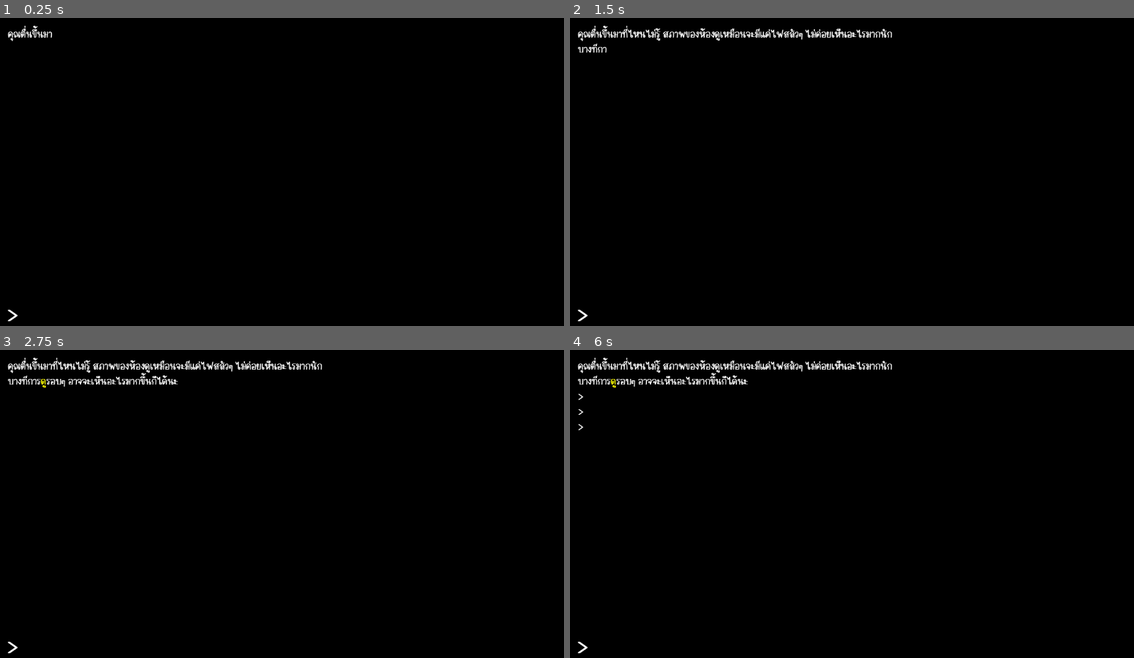
Above: before the commit, frames 1-4 (two rows, left to right).
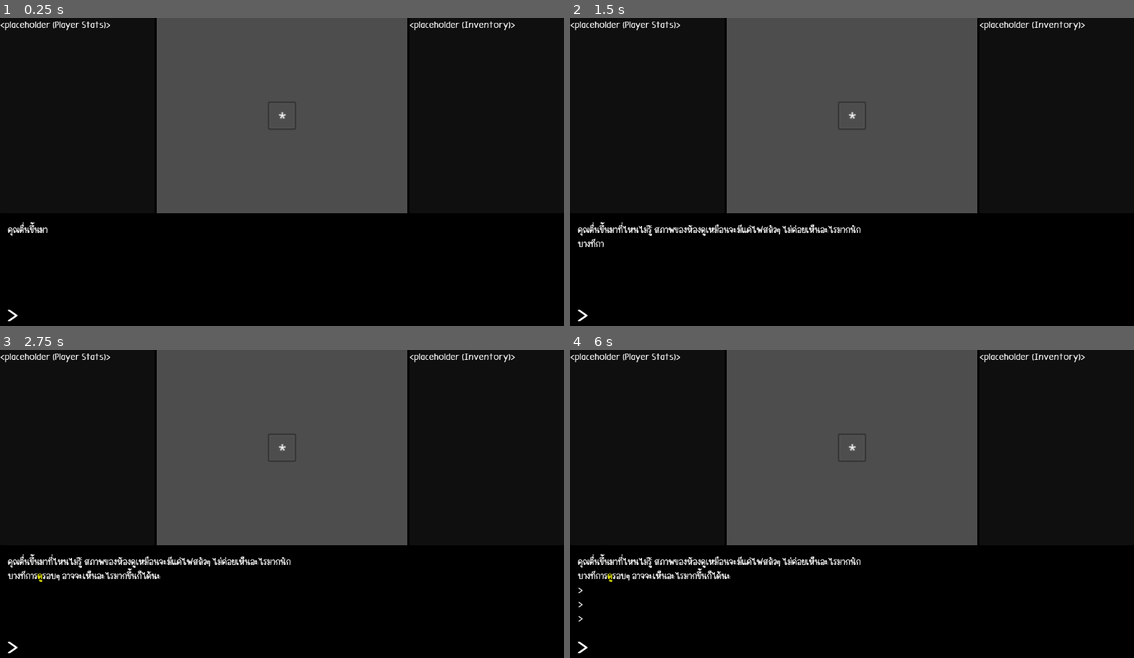
Above: after the commit, the same moments.

Repository: AcekeyHusky/project-odon
Game: Godot game, scene res://scenes/game.tscn
Two runs of this game, one before a commit and one after it. Both use one fixed random seed, a clock stepped at 60 frames per second and the inputs below.
Inputs:
- Up to frame 1 (0.25 s): no input
- Up to frame 2 (1.5 s): tap Enter (enter) at 0.5, 0.6, 1.35 s
- Up to frame 3 (2.75 s): tap Enter (enter) at 2.1 s
- Up to frame 4 (6 s): tap Space at 2.75, 4.25, 5.75 s; tap Enter (enter) at 2.85, 3.5, 3.6, 4.35, 5, 5.1, 5.85 s

The runs differ from the first frame. In frame 1, 29% of the frame differs, in the area x 0-92%, y 0-71%; in frame 2, 30%; in frame 3, 30%; in frame 4, 30%, in the area x 0-92%, y 0-89%.
Error in both runs: Out of bounds get index '0' (on base: 'Array') (res://scripts/commands/Commands.gd:46)

Commit message:
add : feature :: viewport map && command auto complete

Diff:
--- a/database/rooms/Room.gd
+++ b/database/rooms/Room.gd
@@ -6,6 +6,7 @@
 @export_multiline var description:String
 
 @export var things: Dictionary
+@export var command_keywords: Array = []
 
 @export_group("Direction Path")
 @export_file var north_west: String
@@ -19,9 +20,9 @@
 @export_file var up: String
 @export_file var down: String
 
+@export var source: Script
 
 
-@export var source: Script
 
 var RoomScript : Node
 
--- a/database/rooms/Room001.tres
+++ b/database/rooms/Room001.tres
@@ -11,6 +11,7 @@
 things = {
 "Book": ExtResource("3_ga64b")
 }
+command_keywords = ["ดู", "ดูหนังสือ", "ดูโต๊ะ", "ดูชั้นหนังสือ", "ไปเหนือ"]
 north_west = ""
 north = "res://database/rooms/Room002.tres"
 north_east = ""
--- a/database/rooms/Room002.tres
+++ b/database/rooms/Room002.tres
@@ -6,9 +6,8 @@
 script = ExtResource("1_g23nj")
 name = "โถงทางเดิน 1"
 description = "โถงทางเดินที่ยาวไปสุดลูกหูลูกตา เหมือนว่ายังสามารถไปต่อทาง  \"เหนือ\" ได้นะ"
-things_in_room = {
-"เหนือ": "มองดูไปทางเหนือ เหมือนจะเป็นทางเดืนไม่สิ้นสุดแต่ก็ยังดีกว่าอยู่ที่นี่ต่อไปละนะ"
-}
+things = {}
+command_keywords = ["ไปเหนือ", "ไปใต้", "ดู"]
 north_west = ""
 north = "res://database/rooms/Room003.tres"
 north_east = ""
--- a/database/rooms/Room003.tres
+++ b/database/rooms/Room003.tres
@@ -6,7 +6,8 @@
 script = ExtResource("1_2qcwd")
 name = "โถงทางเดิน 2"
 description = "โถงทางเดินที่ยาวไปสุดลูกหูลูกตา แต่พอเดืนมาถึงนี่ถึงกลับกลายเป็นทางตัน ดูเหมือนทางเดียวที่จะไปได้คือ \"ใต้\" เสียแล้วสิ"
-things_in_room = {}
+things = {}
+command_keywords = ["ไปใต้"]
 north_west = ""
 north = ""
 north_east = ""
--- a/scenes/game.tscn
+++ b/scenes/game.tscn
@@ -13,6 +13,8 @@
 [ext_resource type="AudioStream" uid="uid://dkyd8fnsnmkla" path="res://assets/audio/se/beep.wav" id="11_beu3v"]
 [ext_resource type="Script" path="res://addons/ProjectOdonTool/RichTextEffects/RichTextCommand.gd" id="12_6dn7u"]
 [ext_resource type="AudioStream" uid="uid://drgq52yw8j31r" path="res://assets/audio/bgm/room1.mp3" id="12_lkolt"]
+[ext_resource type="Script" path="res://scripts/MapController.gd" id="14_46rgl"]
+[ext_resource type="PackedScene" uid="uid://cnamp2jhroeno" path="res://scenes/map_tile.tscn" id="15_iqf6m"]
 
 [sub_resource type="GDScript" id="GDScript_j0p1s"]
 script/source = "extends Control
@@ -25,8 +27,10 @@
 @onready var commandHistory = $CommandHistory
 @onready var music = $Music
 @onready var finput = $FakeInput
+@onready var map = $Layout/HBoxContainer/SubViewportContainer/Map
 
 @export var current_room : Room
+
 
 var room_env: String
 var random = RandomNumberGenerator.new()
@@ -108,12 +112,16 @@
 		current_room.connect(\"printf\",printf)
 		player.stats.tired -= 1
 		current_room.enter_room()
+		map.on_room_change(dir)
 	else:
 		print(\"cannot go \",dir)
 	pass
 
 func _on_input_text_changed():
-	var match_command = commands.command_history.filter(func(text): return text.begins_with(input.text))
+	var merge_command = current_room.command_keywords
+	merge_command.append_array(commands.command_history)
+
+	var match_command = merge_command.filter(func(text): return text.begins_with(input.text))
 	commandHistory.text = \"\"
 	if match_command.size() > 0 :
 		var command_text = match_command[0]
@@ -180,7 +188,7 @@
 anchor_right = 1.0
 anchor_bottom = 1.0
 offset_left = 16.0
-offset_top = 16.0
+offset_top = 418.0
 offset_right = -16.0
 offset_bottom = -72.0
 grow_horizontal = 2
@@ -196,7 +204,7 @@
 size_flags_vertical = 3
 auto_translate = false
 localize_numeral_system = false
-theme_override_font_sizes/normal_font_size = 20
+theme_override_font_sizes/normal_font_size = 18
 bbcode_enabled = true
 fit_content = true
 scroll_following = true
@@ -278,4 +286,67 @@
 theme_override_font_sizes/font_size = 40
 text = " >"
 
+[node name="Layout" type="Control" parent="."]
+anchors_preset = 0
+offset_right = 1152.0
+offset_bottom = 440.0
+
+[node name="HBoxContainer" type="HBoxContainer" parent="Layout"]
+layout_mode = 1
+anchors_preset = 10
+anchor_right = 1.0
+offset_bottom = 400.0
+grow_horizontal = 2
+
+[node name="Left" type="Panel" parent="Layout/HBoxContainer"]
+layout_mode = 2
+size_flags_horizontal = 3
+
+[node name="VBoxContainer" type="VBoxContainer" parent="Layout/HBoxContainer/Left"]
+layout_mode = 0
+offset_right = 40.0
+offset_bottom = 40.0
+
+[node name="Label" type="Label" parent="Layout/HBoxContainer/Left/VBoxContainer"]
+layout_mode = 2
+text = "<placeholder (Player Stats)>"
+
+[node name="SubViewportContainer" type="SubViewportContainer" parent="Layout/HBoxContainer"]
+layout_mode = 2
+size_flags_horizontal = 3
+
+[node name="Map" type="SubViewport" parent="Layout/HBoxContainer/SubViewportContainer"]
+handle_input_locally = false
+size = Vector2i(512, 400)
+render_target_update_mode = 4
+script = ExtResource("14_46rgl")
+
+[node name="Camera2D" type="Camera2D" parent="Layout/HBoxContainer/SubViewportContainer/Map"]
+zoom = Vector2(1.8, 1.8)
+
+[node name="MapTile" parent="Layout/HBoxContainer/SubViewportContainer/Map" instance=ExtResource("15_iqf6m")]
+offset_left = -272.0
+offset_top = -216.0
+offset_right = -240.0
+offset_bottom = -184.0
+
+[node name="Label" type="Label" parent="Layout/HBoxContainer/SubViewportContainer/Map"]
+offset_left = -19.0
+offset_top = -11.0
+offset_right = 21.0
+offset_bottom = 15.0
+text = "*"
+horizontal_alignment = 1
+vertical_alignment = 1
+
+[node name="Right" type="Panel" parent="Layout/HBoxContainer"]
+layout_mode = 2
+size_flags_horizontal = 3
+
+[node name="Label" type="Label" parent="Layout/HBoxContainer/Right"]
+layout_mode = 0
+offset_right = 40.0
+offset_bottom = 26.0
+text = "<placeholder (Inventory)>"
+
 [connection signal="text_changed" from="Input" to="." method="_on_input_text_changed"]
--- /dev/null
+++ b/scenes/map_tile.tscn
@@ -0,0 +1,28 @@
+[gd_scene load_steps=2 format=3 uid="uid://cnamp2jhroeno"]
+
+[sub_resource type="StyleBoxFlat" id="StyleBoxFlat_de0uu"]
+bg_color = Color(0.6, 0.6, 0.6, 0)
+border_width_left = 2
+border_width_top = 2
+border_width_right = 2
+border_width_bottom = 2
+border_color = Color(0.2, 0.2, 0.2, 1)
+corner_radius_top_left = 1
+corner_radius_top_right = 1
+corner_radius_bottom_right = 1
+corner_radius_bottom_left = 1
+
+[node name="MapTile" type="Panel"]
+anchors_preset = 8
+anchor_left = 0.5
+anchor_top = 0.5
+anchor_right = 0.5
+anchor_bottom = 0.5
+offset_left = -16.0
+offset_top = -16.0
+offset_right = 16.0
+offset_bottom = 16.0
+grow_horizontal = 2
+grow_vertical = 2
+pivot_offset = Vector2(20, 20)
+theme_override_styles/panel = SubResource("StyleBoxFlat_de0uu")
--- /dev/null
+++ b/scripts/MapController.gd
@@ -0,0 +1,57 @@
+extends SubViewport
+
+@onready var camera = $Camera2D
+
+var map_tile = preload("res://scenes/map_tile.tscn")
+
+var map_loc = Vector3(0,0,0)
+
+var tile_drawed = {
+	"0:0::0": $Control/MapTile
+}
+
+
+# Called when the node enters the scene tree for the first time.
+func _ready():
+	camera.position = Vector2(0,0)
+	pass # Replace with function body.
+
+
+# Called every frame. 'delta' is the elapsed time since the previous frame.
+func _process(delta):
+	pass
+
+func on_room_change(dir:String):
+	match dir:
+		"north":
+			map_loc.y = map_loc.y - 1
+		"south":
+			map_loc.y = map_loc.y + 1
+		"east":
+			map_loc.y = map_loc.x + 1
+		"west":
+			map_loc.y = map_loc.x - 1
+		"up":
+			map_loc.z = map_loc.z + 1
+		"down":
+			map_loc.z = map_loc.z - 1
+	draw_map()
+
+func draw_map():
+	camera.position = Vector2(
+		0 if map_loc.x == 0 else map_loc.x * 32,
+		0 if map_loc.y == 0 else map_loc.y * 32
+	)
+
+	$Label.position = camera.position
+	$Label.position.x = $Label.position.x - 19
+	$Label.position.y = $Label.position.y - 11
+	var key = "{x}:{y}::{z}".format({"x":map_loc.x,"y":map_loc.y,"z":map_loc.z})
+	if !tile_drawed.has(key):
+		tile_drawed[key] = map_tile.instantiate()
+		add_child(tile_drawed[key])
+		tile_drawed[key].position.x = camera.position.x-16
+		tile_drawed[key].position.y = camera.position.y-16
+
+
+	pass
Not shown: 1 places in scenes/game.tscn that only renumber resources
Not shown, changed: CHANGELOG.md
